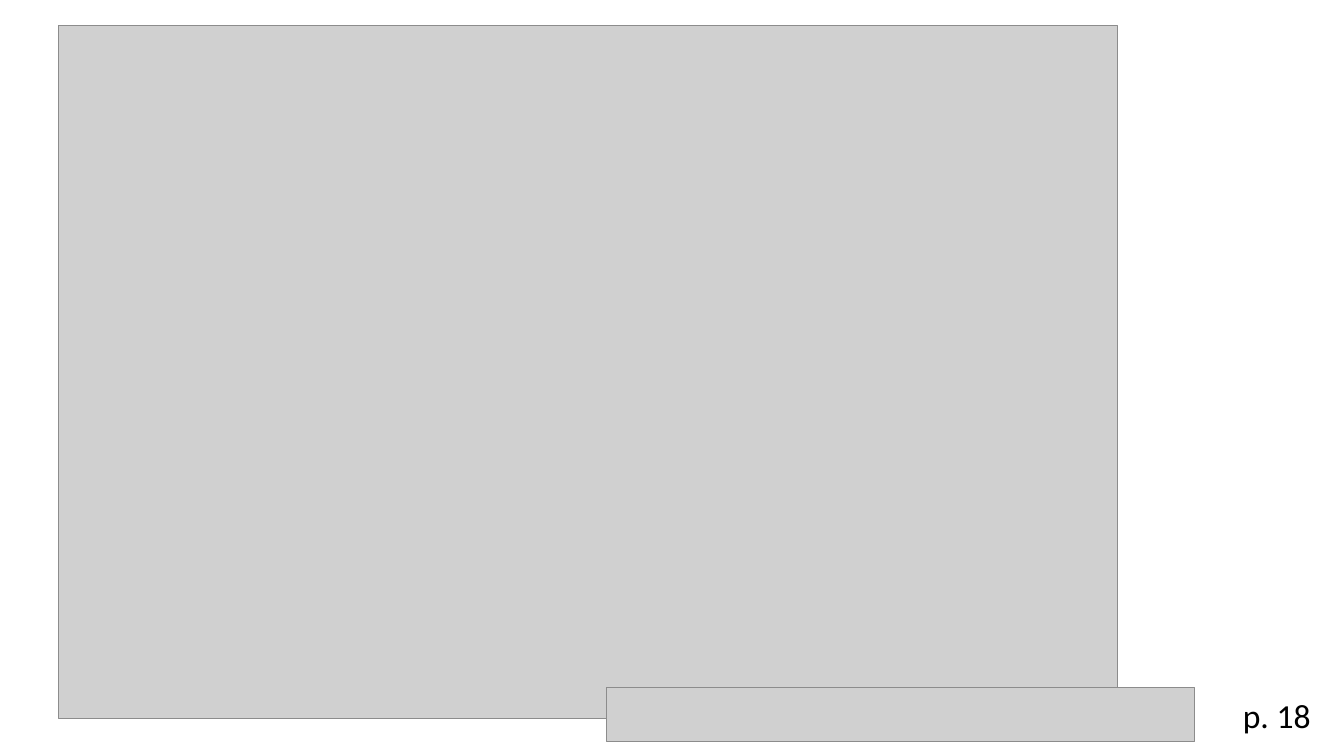
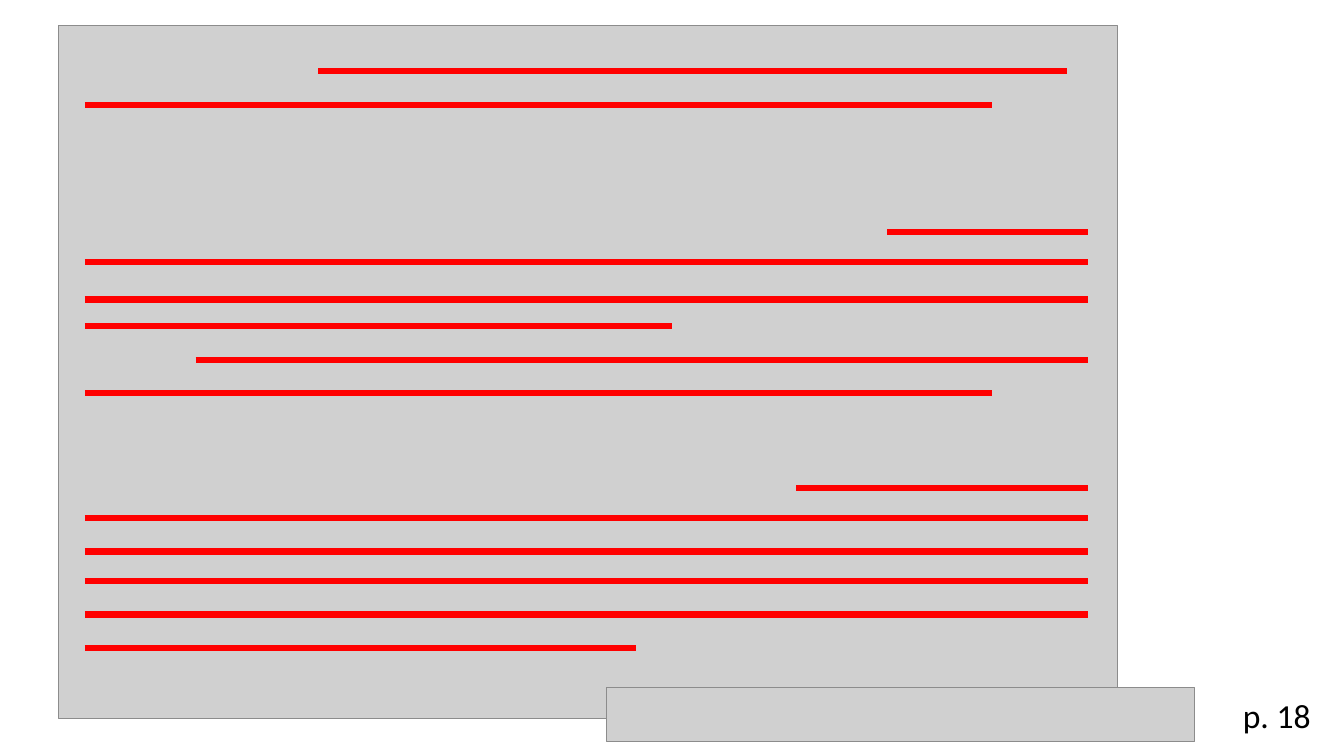
Before and after one commit to zaboltar/ArchaeologyJourney, a slide deck: slide 35 of DigSite/New Arcaism/uarm 2024 2/kant CRP prologo.pptx. Drawn at 1344x756 pixels with LibreOffice and Linux fonts; fonts in the diff are those of the drawing; grey boxes stand for pictures. Boxes give left, top, right and bottom in pixels: in the first picture for what was removed or moved away, otherwise in the second. Text is boxed around its words. In the diff, an @@ line names an element or a change of style, - is before the commit and + after.

```diff
--- a/DigSite/New Arcaism/uarm 2024 2/kant CRP prologo.pptx
+++ b/DigSite/New Arcaism/uarm 2024 2/kant CRP prologo.pptx
@@ line added from (319, 72) to (1068, 72), #FF0000 4.5 pt @@
@@ line added from (85, 105) to (992, 105), #FF0000 4.5 pt @@
@@ line added from (887, 232) to (1088, 232), #FF0000 4.5 pt @@
@@ line added from (85, 262) to (1088, 262), #FF0000 4.5 pt @@
@@ line added from (85, 299) to (1088, 299), #FF0000 4.5 pt @@
@@ line added from (85, 326) to (673, 326), #FF0000 4.5 pt @@
@@ line added from (196, 360) to (1088, 360), #FF0000 4.5 pt @@
@@ line added from (85, 393) to (992, 393), #FF0000 4.5 pt @@
@@ line added from (797, 488) to (1088, 488), #FF0000 4.5 pt @@
@@ line added from (85, 518) to (1088, 518), #FF0000 4.5 pt @@
@@ line added from (85, 552) to (1088, 552), #FF0000 4.5 pt @@
@@ line added from (85, 581) to (1088, 581), #FF0000 4.5 pt @@
@@ line added from (85, 615) to (1088, 615), #FF0000 4.5 pt @@
@@ line added from (85, 648) to (636, 648), #FF0000 4.5 pt @@
```
Also in this commit, not shown: 15 other slides changed, 3 other files.
